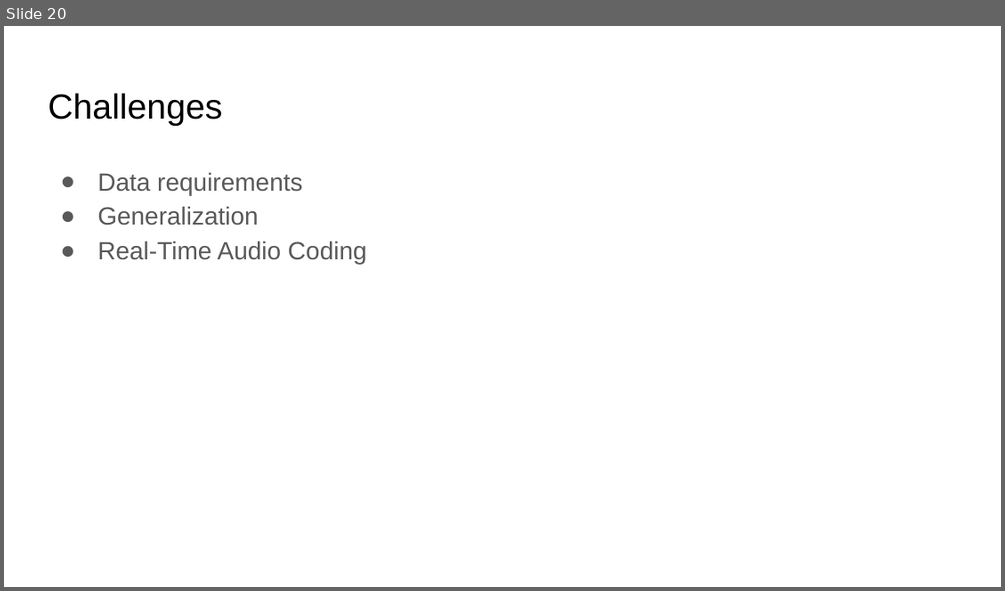
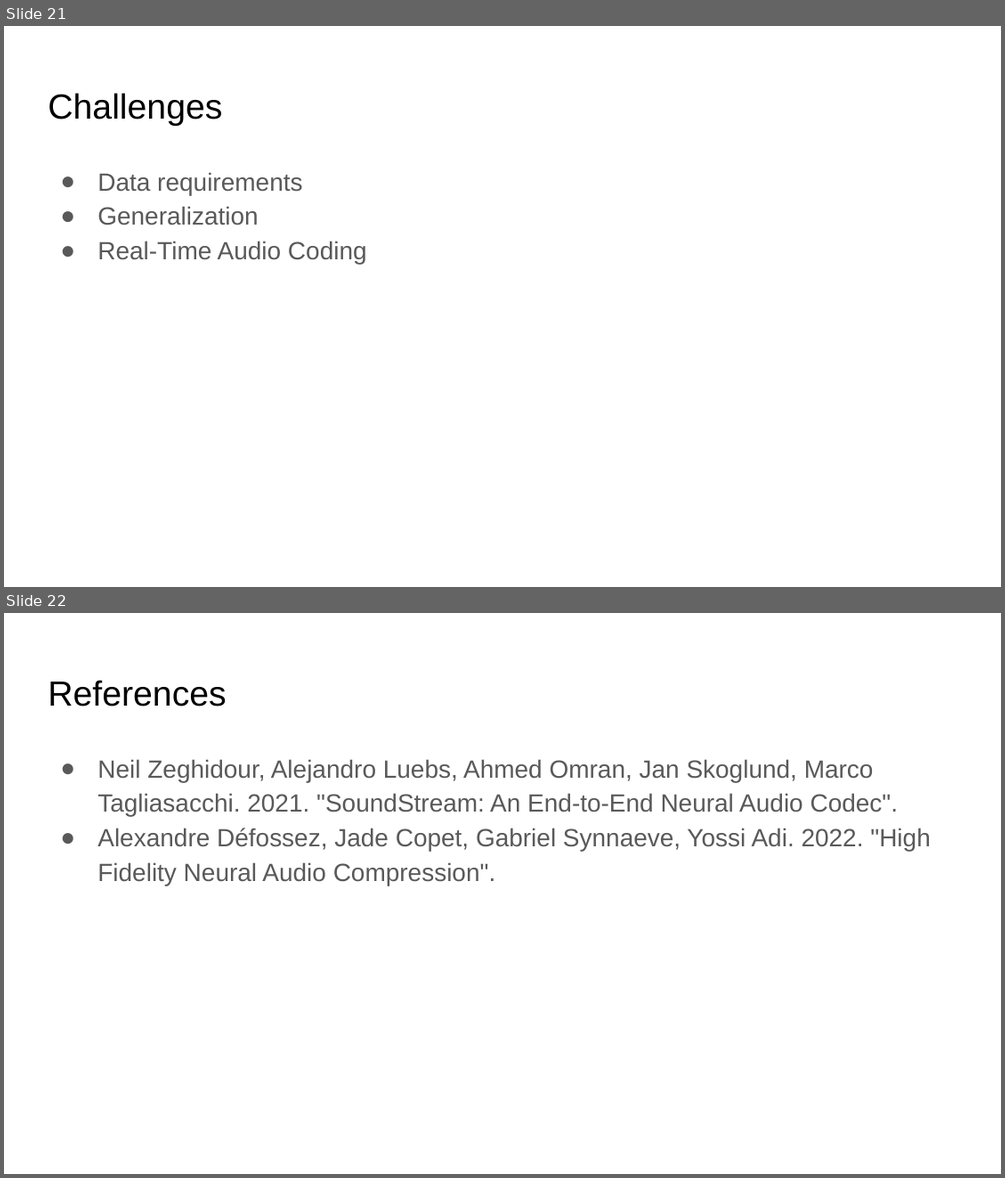
Before and after one commit to xserra/audio-coding-materials, a slide deck: lectures/6. Neural audio compression.pptx. Shown one above the other, each under a label of ours: slide 20 before the commit, slides 21 and 22 after it. The pictures are 1005x591 and 1005x1178 pixels, drawn with LibreOffice and Linux fonts; fonts in the diff are those of the drawing. Boxes give left, top, right and bottom in pixels: in the first picture for what was removed or moved away, otherwise in the second. Text is boxed around its words. In the diff, an @@ line names an element or a change of style, - is before the commit and + after.

```diff
--- a/lectures/6. Neural audio compression.pptx
+++ b/lectures/6. Neural audio compression.pptx
@@ slide 22 added at (4, 613, 1001, 1174), background #FFFFFF @@
@@ title added at (48, 680, 226, 706), 25.2 pt, text #000000 @@
+References
@@ text added at (97, 759, 930, 885), 18 pt, text #595959 @@
+● Neil Zeghidour, Alejandro Luebs, Ahmed Omran, Jan Skoglund, Marco Tagliasacchi. 2021. "SoundStream: An End-to-End Neural Audio Codec".
+● Alexandre Défossez, Jade Copet, Gabriel Synnaeve, Yossi Adi. 2022. "High Fidelity Neural Audio Compression".
@@ what was slide 20 is now slide 21 @@
```
Also in this commit, not shown: 9 slides changed, 1 other slide added.
